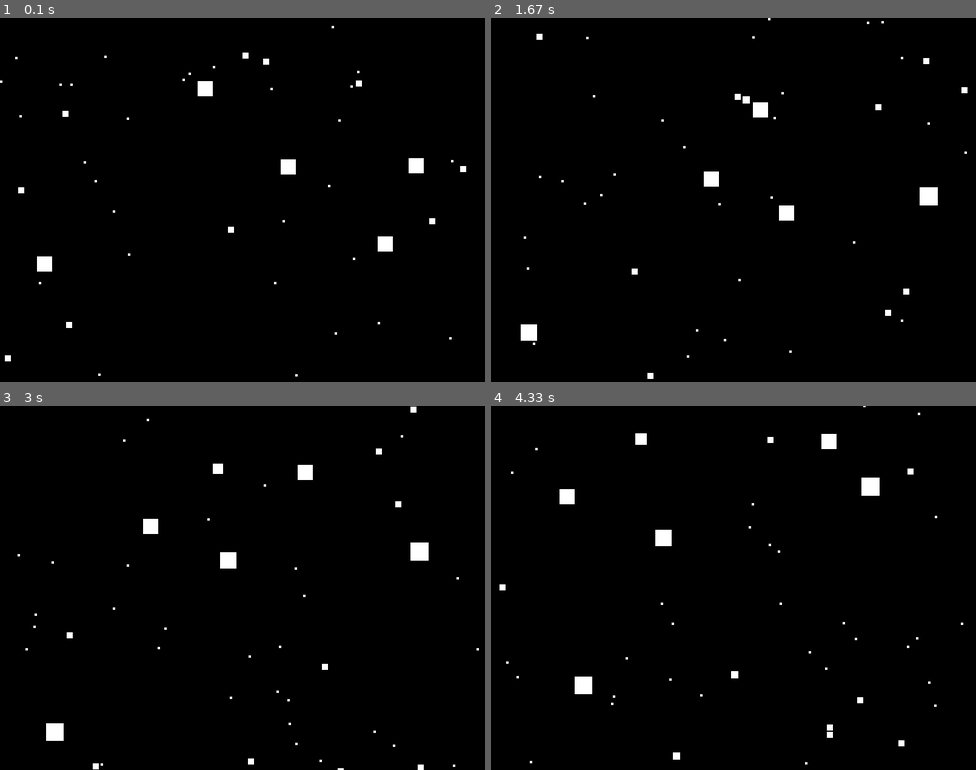
Above: before the commit, frames 1-4 (two rows, left to right).
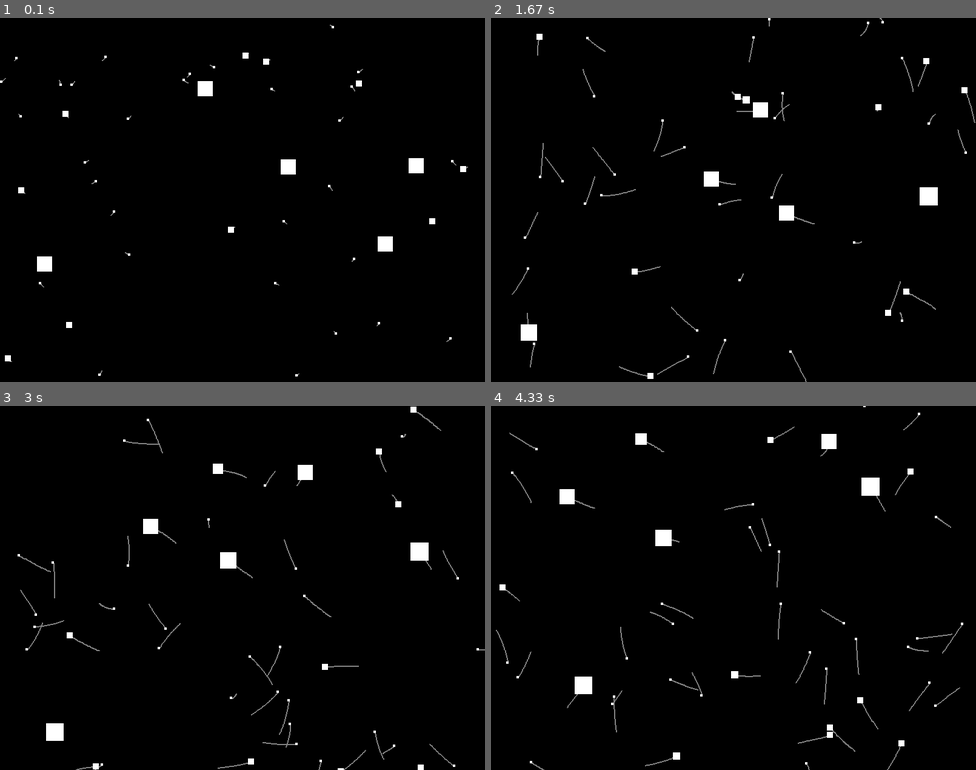
Above: after the commit, the same moments.

Repository: victor-oganwo/lab8-pygame
Game: pygame game, started from main.py
Same seed, same stepped clock (60 frames per second), same inputs: the game is played once before the commit and once after it.
Inputs:
- Up to frame 1 (0.1 s): no input
- Up to frame 2 (1.67 s): no input
- Up to frame 3 (3 s): no input
- Up to frame 4 (4.33 s): no input

The runs differ from the first frame. In frame 1, less than 0.1% of the frame differs, in the area x 0-97%, y 1-99%; in frame 2, 0.6%; in frame 3, 0.7%; in frame 4, 0.7%, in the area x 1-98%, y 2-100%.

Commit message:
exam: q7 - trails

Diff:
--- a/main.py
+++ b/main.py
@@ -36,6 +36,8 @@
 MAX_SQUARE_SIZE: int = 40
 MAX_GROWN_SIZE: int = 80
 GLOBAL_MAX_SPEED: float = 120.0
+TRAILS_LENGTH: int = 30
+TRAIL_COLOR: tuple[int, int, int] = (130, 130, 130)
 
 MIN_LIFESPAN: float = 30.0
 MAX_LIFESPAN: float = 180.0
@@ -51,6 +53,7 @@
     max_speed: float
     age: float
     lifespan: float
+    trail: list[tuple[float, float]]
 
 
 def distance_between(a: Square, b: Square) -> float:
@@ -82,6 +85,7 @@
             # I made growth half the prey size so it is visible but not too fast.
             bigger.size = min(MAX_GROWN_SIZE, bigger.size + max(1, smaller.size // 2))
             bigger.max_speed = compute_max_speed(bigger.size)
+            clamp_speed(bigger)
 
     return eaten_ids
 
@@ -91,7 +95,7 @@
     if size_range == 0:
         return GLOBAL_MAX_SPEED
 
-    normalized = min(1.0, (size - MIN_SQUARE_SIZE) / size_range)
+    normalized = max(0.0, min(1.0, (size - MIN_SQUARE_SIZE) / size_range))
     return GLOBAL_MAX_SPEED * (1.0 - 0.6 * normalized)
 
 
@@ -118,6 +122,7 @@
         max_speed=max_speed,
         age=0.0,
         lifespan=lifespan,
+        trail=[],
     )
 
 
@@ -230,6 +235,15 @@
         square.vy *= scale
 
 
+def record_trail_point(square: Square) -> None:
+    # I store the center point so the trail follows the square and not just its corner.
+    center = (square.x + square.size / 2, square.y + square.size / 2)
+    square.trail.append(center)
+
+    if len(square.trail) > TRAILS_LENGTH:
+        square.trail.pop(0)
+
+
 def apply_chase_behavior(
     square: Square,
     smaller_squares: List[Square],
@@ -311,15 +325,26 @@
         square.y += square.vy * delta_time
 
         # Phase 4: Wrap around screen edges without changing velocity.
+        wrapped = False
         if square.x + square.size < 0:
             square.x = width
+            wrapped = True
         elif square.x > width:
             square.x = -square.size
+            wrapped = True
 
         if square.y + square.size < 0:
             square.y = height
+            wrapped = True
         elif square.y > height:
             square.y = -square.size
+            wrapped = True
+
+        if wrapped:
+            # Clearing this avoids one long trail line across the screen after wrapping.
+            square.trail.clear()
+
+        record_trail_point(square)
 
         updated_squares.append(square)
 
@@ -336,6 +361,13 @@
 
 def draw_scene(screen: pygame.Surface, squares: List[Square]) -> None:
     screen.fill((0, 0, 0))
+
+    for square in squares:
+        if len(square.trail) < 2:
+            continue
+
+        points = [(int(x), int(y)) for x, y in square.trail]
+        pygame.draw.lines(screen, TRAIL_COLOR, False, points, 2)
 
     for square in squares:
         pygame.draw.rect(
Not shown, changed: MY_EXAM.md
